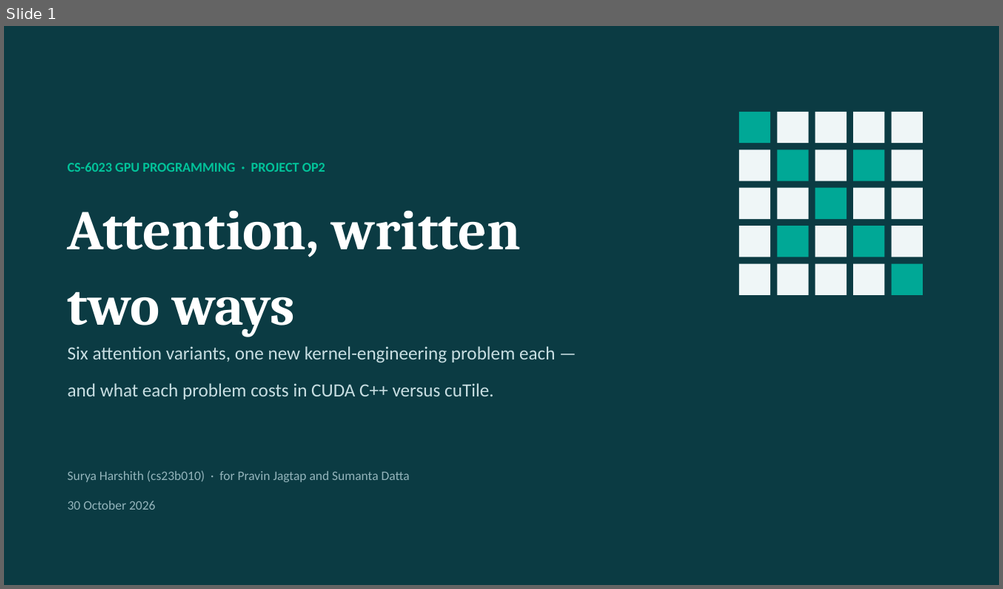
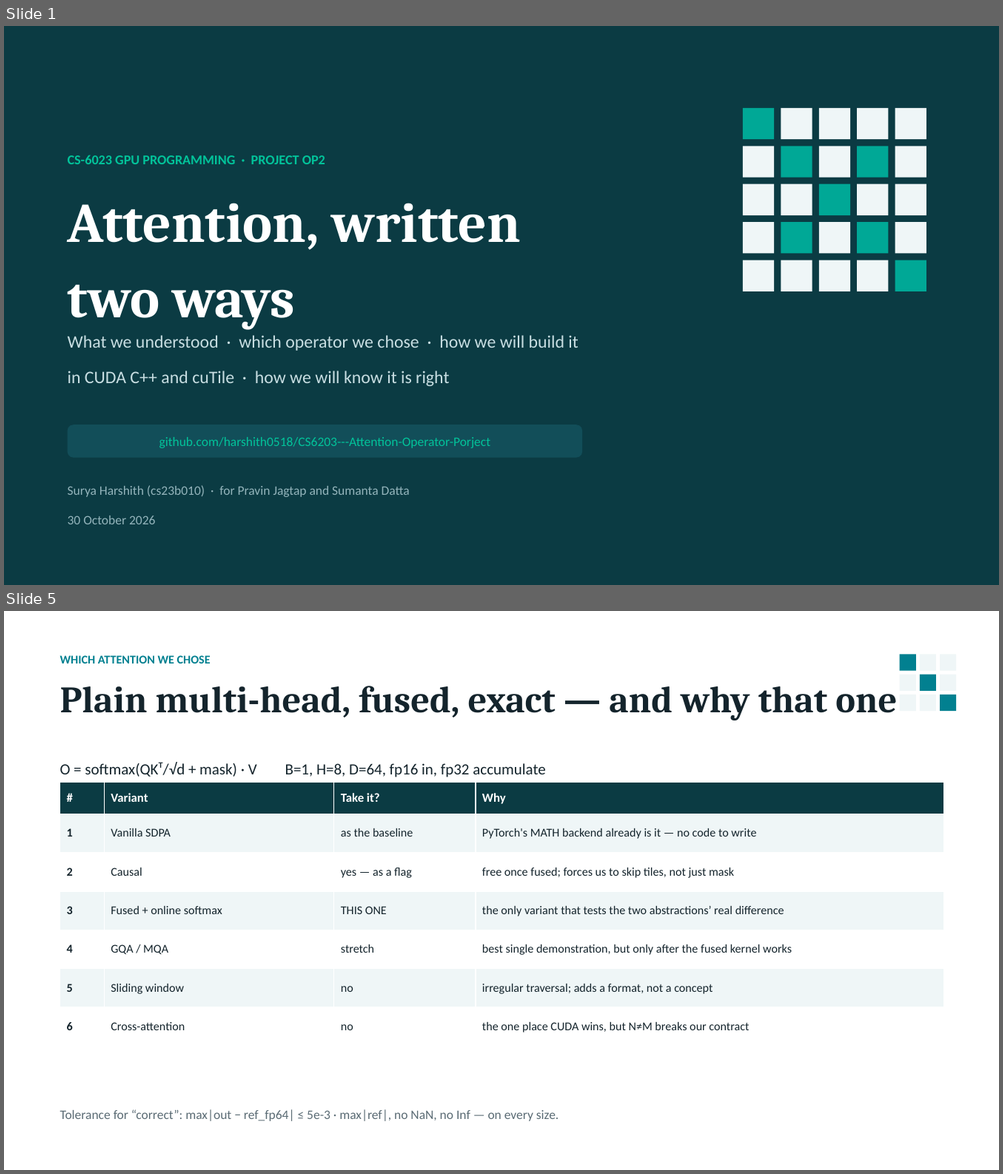
Before and after one commit to harshith0518/CS6203---Attention-Operator-Porject, a slide deck: docs/op2-attention-slides.pptx. Shown one above the other, each under a label of ours: slide 1 before the commit, slides 1 and 5 after it; the slides between them are not shown. The pictures are 1003x589 and 1003x1174 pixels, drawn with LibreOffice and Linux fonts; fonts in the diff are those of the drawing. Boxes give left, top, right and bottom in pixels: in the first picture for what was removed or moved away, otherwise in the second. Text is boxed around its words. In the diff, an @@ line names an element or a change of style, - is before the commit and + after.

```diff
--- a/docs/op2-attention-slides.pptx
+++ b/docs/op2-attention-slides.pptx
@@ slide 5 added at <box>4,611,999,1170</box>, background #FFFFFF @@
@@ rectangle added at <box>899,654,916,671</box>, fill #028090 @@
@@ rectangle added at <box>919,654,936,671</box>, fill #EFF6F7 @@
@@ rectangle added at <box>939,654,956,671</box>, fill #EFF6F7 @@
@@ text added at <box>60,655,210,664</box>, 11.5 pt, text #028090, bold @@
+WHICH ATTENTION WE CHOSE
@@ rectangle added at <box>899,675,916,691</box>, fill #EFF6F7 @@
@@ rectangle added at <box>919,675,936,691</box>, fill #028090 @@
@@ rectangle added at <box>939,675,956,691</box>, fill #EFF6F7 @@
@@ text added at <box>60,686,896,721</box>, 36 pt, text #14242C, bold @@
+Plain multi-head, fused, exact — and why that one
@@ rectangle added at <box>899,695,916,711</box>, fill #EFF6F7 @@
@@ rectangle added at <box>919,695,936,711</box>, fill #EFF6F7 @@
@@ rectangle added at <box>939,695,956,711</box>, fill #028090 @@
@@ text added at <box>60,762,545,777</box>, 15 pt, text #14242C @@
+O = softmax(QKᵀ/√d + mask) · V B=1, H=8, D=64, fp16 in, fp32 accumulate
@@ table added at <box>60,783,944,1047</box>, 7 rows, 4 columns @@
+# | Variant | Take it? | Why
+1 | Vanilla SDPA | as the baseline | PyTorch's MATH backend already is it — no code to write
+2 | Causal | yes — as a flag | free once fused; forces us to skip tiles, not just mask
+3 | Fused + online softmax | THIS ONE | the only variant that tests the two abstractions’ real difference
+4 | GQA / MQA | stretch | best single demonstration, but only after the fused kernel works
+5 | Sliding window | no | irregular traversal; adds a format, not a concept
+6 | Cross-attention | no | the one place CUDA wins, but N≠M breaks our contract
@@ text added at <box>60,1110,558,1122</box>, 12.5 pt, text #5A6B74 @@
+Tolerance for “correct”: max|out − ref_fp64| ≤ 5e-3 · max|ref|, no NaN, no Inf — on every size.
@@ slide 1 changed as well @@
@@ text "CS-6023 GPU PROGRAMMING · PROJECT ...": place and size @@
-text "CS-6023 GPU PROGRAMMING · PROJECT ..." at <box>68,162,325,172</box>
+text "CS-6023 GPU PROGRAMMING · PROJECT ..." at <box>68,155,325,164</box>
@@ text "Attention, written": place and size @@
-text "Attention, written" at <box>68,210,521,337</box>
+text "Attention, written" at <box>68,203,521,329</box>
@@ 25 rectangles: place and size @@
-25 rectangles at <box>739,112,922,295</box>
+25 rectangles at <box>743,108,926,292</box>
@@ text at <box>68,335,578,386</box>: text changed; size 18 to 17 pt @@
-Six attention variants, one new kernel-engineering problem each —
-and what each problem costs in CUDA C++ versus cuTile.
+What we understood · which operator we chose · how we will build it
+in CUDA C++ and cuTile · how we will know it is right
@@ rounded rectangle added at <box>68,425,582,458</box>, fill #124E59, 12.5 pt, text #02C39A @@
+github.com/harshith0518/CS6203---Attention-Operator-Porject
@@ text "Surya Harshith (cs23b010) · for ...": place and size @@
-text "Surya Harshith (cs23b010) · for ..." at <box>68,471,410,510</box>
+text "Surya Harshith (cs23b010) · for ..." at <box>68,486,410,525</box>
```
Also in this commit, not shown: 1 other slide changed, 7 other slides added, 10 slides removed, 1 other file.
